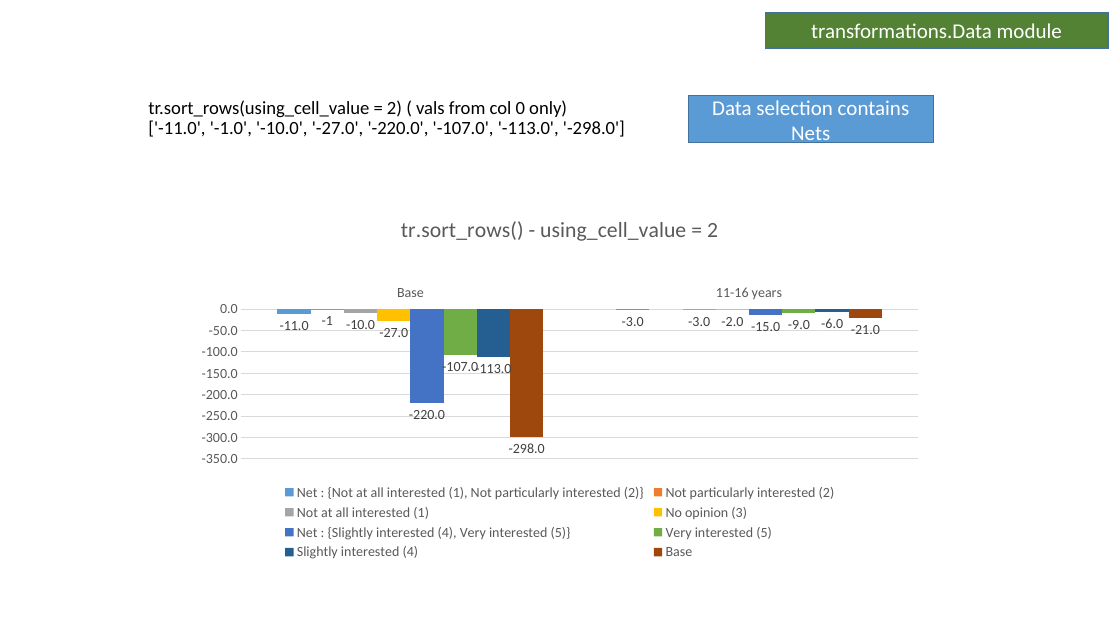
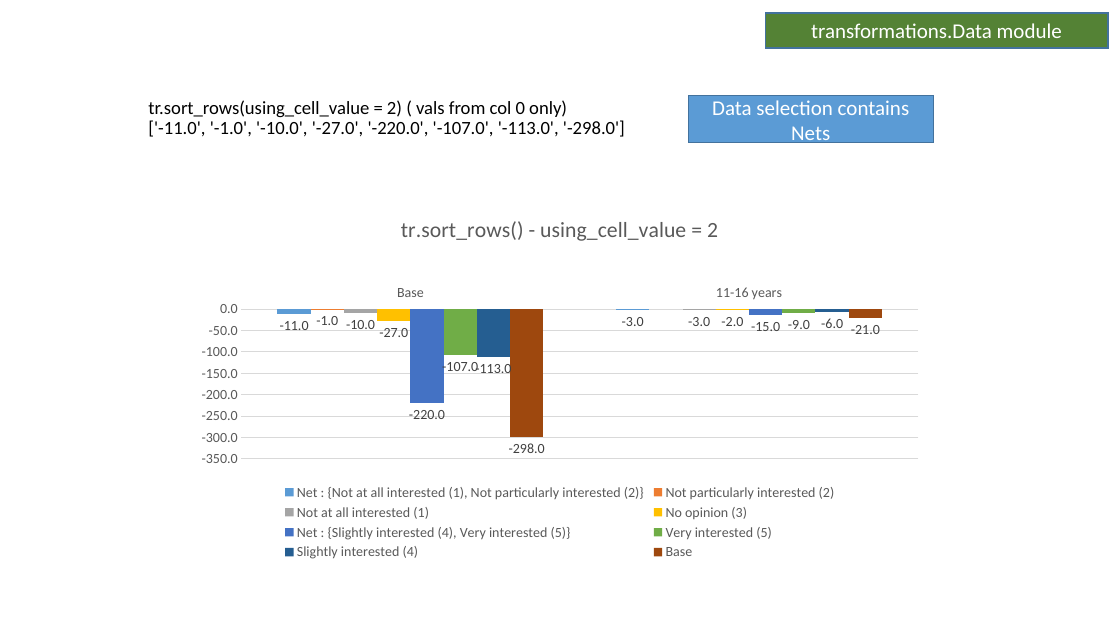
Before and after one commit to Collette-Curson/forgetdata_Slides_modules, a slide deck: slide 49 of Scripts/test_manual_transformations.pptx. Drawn at 1120x630 pixels with LibreOffice and Linux fonts; fonts in the diff are those of the drawing. Boxes give left, top, right and bottom in pixels: in the first picture for what was removed or moved away, otherwise in the second. Text is boxed around its words. In the diff, an @@ line names an element or a change of style, - is before the commit and + after.

```diff
--- a/Scripts/test_manual_transformations.pptx
+++ b/Scripts/test_manual_transformations.pptx
@@ column chart at (x1=187, y1=197, x2=933, y2=564) @@
@@ data labels of Not particularly interested (2) changed @@
```
Also in this commit, not shown: 10 other slides changed, 6 slides added.
